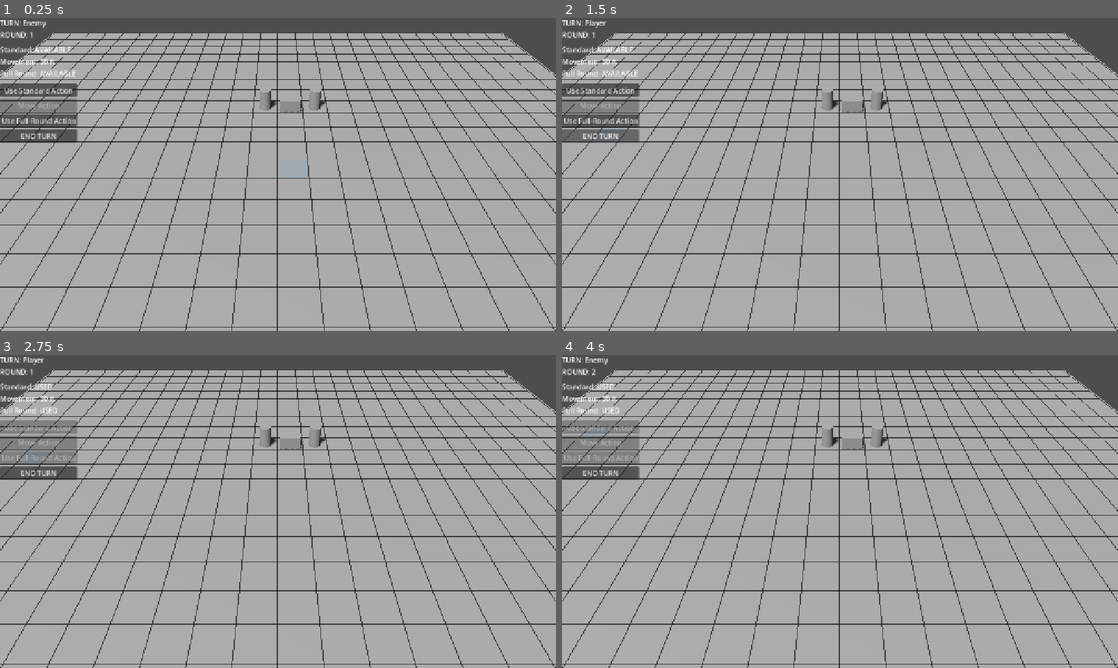
Above: before the commit, frames 1-4 (two rows, left to right).
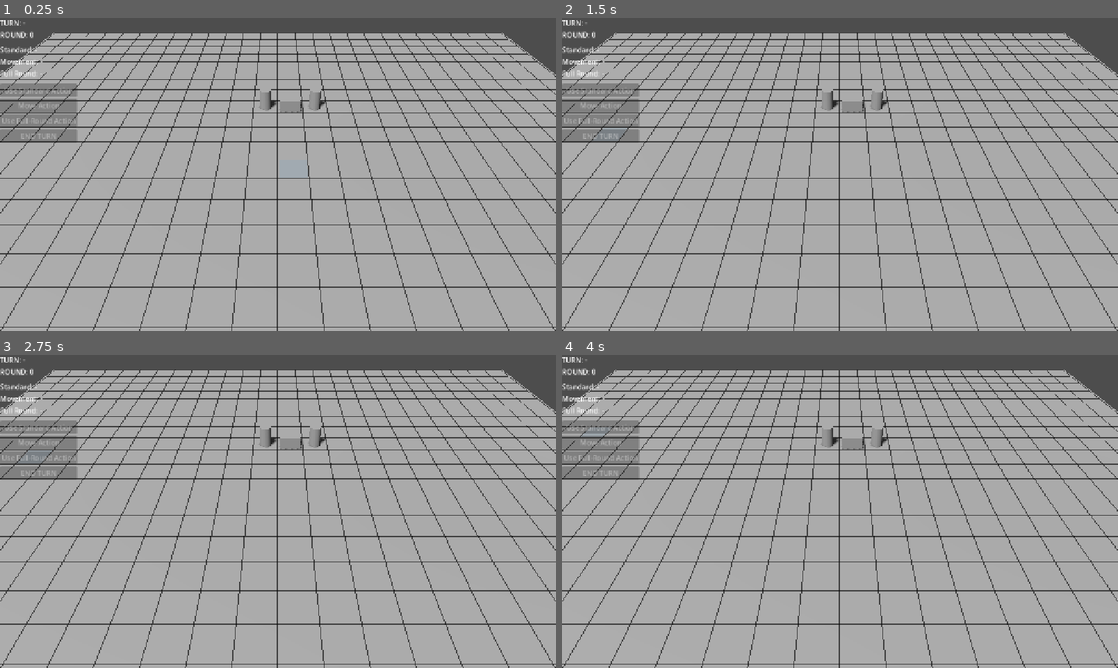
Above: after the commit, the same moments.

Repository: wchichura-maker/Kashmir
Game: Godot game, scene res://scenes/game.tscn
Same seed, same stepped clock (60 frames per second), same inputs: the game is played once before the commit and once after it.
Inputs (mouse positions are in pixels of both pictures, inside the frame that each line leads up to):
- Up to frame 1 (0.25 s): no input
- Up to frame 2 (1.5 s): click (600, 89) at 0.5 s, where only the run before the commit has a clickable "Use Standard Action"; click (600, 136) at 1.25 s, where only the run before the commit has a clickable "END TURN"
- Up to frame 3 (2.75 s): click (38, 458) at 2 s, where only the run before the commit has a clickable "Use Full-Round Action"
- Up to frame 4 (4 s): click (600, 473) at 2.75 s, where only the run before the commit has a clickable "END TURN"; click (600, 426) at 3.5 s, where only the run before the commit has a clickable "Use Standard Action"

The runs differ from the first frame. In frame 1, 1.5% of the frame differs, in the area x 0-14%, y 0-40%; in frame 2, 1.5%; in frame 3, 0.6%; in frame 4, 0.6%.

Commit message:
fix: sincronizar percepcao com fisica

Diff:
--- a/entities/obstacle.gd
+++ b/entities/obstacle.gd
@@ -28,7 +28,92 @@
 
 	global_position = grid_system.grid_to_world(grid_position)
 
+	await get_tree().physics_frame
+
 	print(
 		"ObstacleEntity: célula bloqueada = ",
 		grid_position
 	)
+
+	var space_state := get_world_3d().direct_space_state
+
+	var test_query := PhysicsRayQueryParameters3D.create(
+		Vector3(0.761999, 2.0, -6.858),
+		Vector3(0.761999, -1.0, -6.858)
+	)
+
+	test_query.collide_with_bodies = true
+	test_query.collide_with_areas = false
+
+	var test_result := space_state.intersect_ray(test_query)
+
+	var test_collider := test_result.get("collider") as Object
+
+	print(
+		"Obstacle Physics Ray Test | collider=%s | path=%s | position=%s"
+		% [
+			str(test_collider),
+			str(test_collider.get_path())
+				if test_collider is Node
+				else "not_node",
+			str(test_result.get("position"))
+		]
+	)
+
+	var horizontal_query := PhysicsRayQueryParameters3D.create(
+		global_position + Vector3(-2.0, 0.60, 0.0),
+		global_position + Vector3(2.0, 0.60, 0.0)
+	)
+
+	horizontal_query.collide_with_bodies = true
+	horizontal_query.collide_with_areas = false
+
+	var horizontal_result := space_state.intersect_ray(horizontal_query)
+
+	var horizontal_collider := horizontal_result.get("collider") as Object
+
+	print(
+		"Obstacle Horizontal Ray Test | collider=%s | path=%s | position=%s"
+		% [
+			str(horizontal_collider),
+			str(horizontal_collider.get_path())
+				if horizontal_collider is Node
+				else "not_node",
+			str(horizontal_result.get("position"))
+		]
+	)
+
+	var static_body := get_node_or_null("StaticBody3D") as StaticBody3D
+
+	if static_body != null:
+		print(
+			"Obstacle Physics Debug | body=%s | global_position=%s | collision_layer=%d | collision_mask=%d"
+			% [
+				static_body.name,
+				str(static_body.global_position),
+				static_body.collision_layer,
+				static_body.collision_mask
+			]
+		)
+
+		var collision_shape := static_body.get_node_or_null(
+			"CollisionShape3D"
+		) as CollisionShape3D
+
+		if collision_shape != null:
+			print(
+				"Obstacle Shape Debug | shape=%s | global_position=%s | disabled=%s"
+				% [
+					str(collision_shape.shape),
+					str(collision_shape.global_position),
+					str(collision_shape.disabled)
+				]
+			)
+
+			print(
+				"Obstacle Transform Debug | body_transform=%s | shape_transform=%s"
+				% [
+					str(static_body.global_transform),
+					str(collision_shape.global_transform)
+				]
+			)
--- a/systems/perception_system.gd
+++ b/systems/perception_system.gd
@@ -70,7 +70,12 @@
 	add_to_group("perception_system")
 
 	call_deferred("_connect_sound_system")
-	call_deferred("update_all_perceptions")
+	call_deferred("_update_all_perceptions_deferred")
+
+func _update_all_perceptions_deferred() -> void:
+	await get_tree().physics_frame
+
+	update_all_perceptions()
 
 func _connect_sound_system() -> void:
 	var sound_system := get_tree().get_first_node_in_group("sound_system") as SoundSystem
@@ -609,6 +614,14 @@
 
 	var space_state := get_world_3d().direct_space_state
 
+	print(
+		"LOS Position Debug | source=%s | target=%s"
+		% [
+			str(source.global_position),
+			str(target.global_position)
+		]
+	)
+
 	var query := PhysicsRayQueryParameters3D.create(
 		source.global_position + Vector3(0.0, 0.60, 0.0),
 		target.global_position + Vector3(0.0, 0.60, 0.0)
